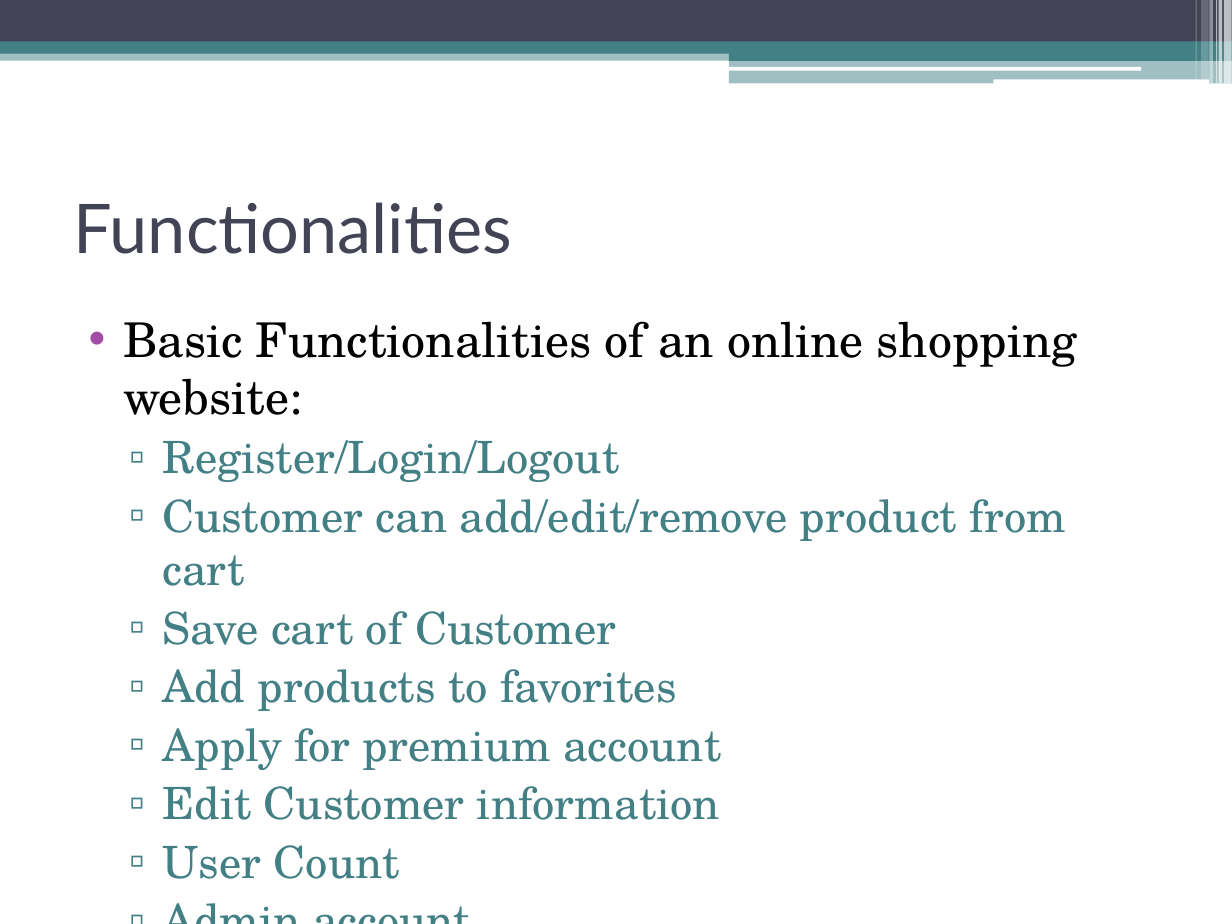
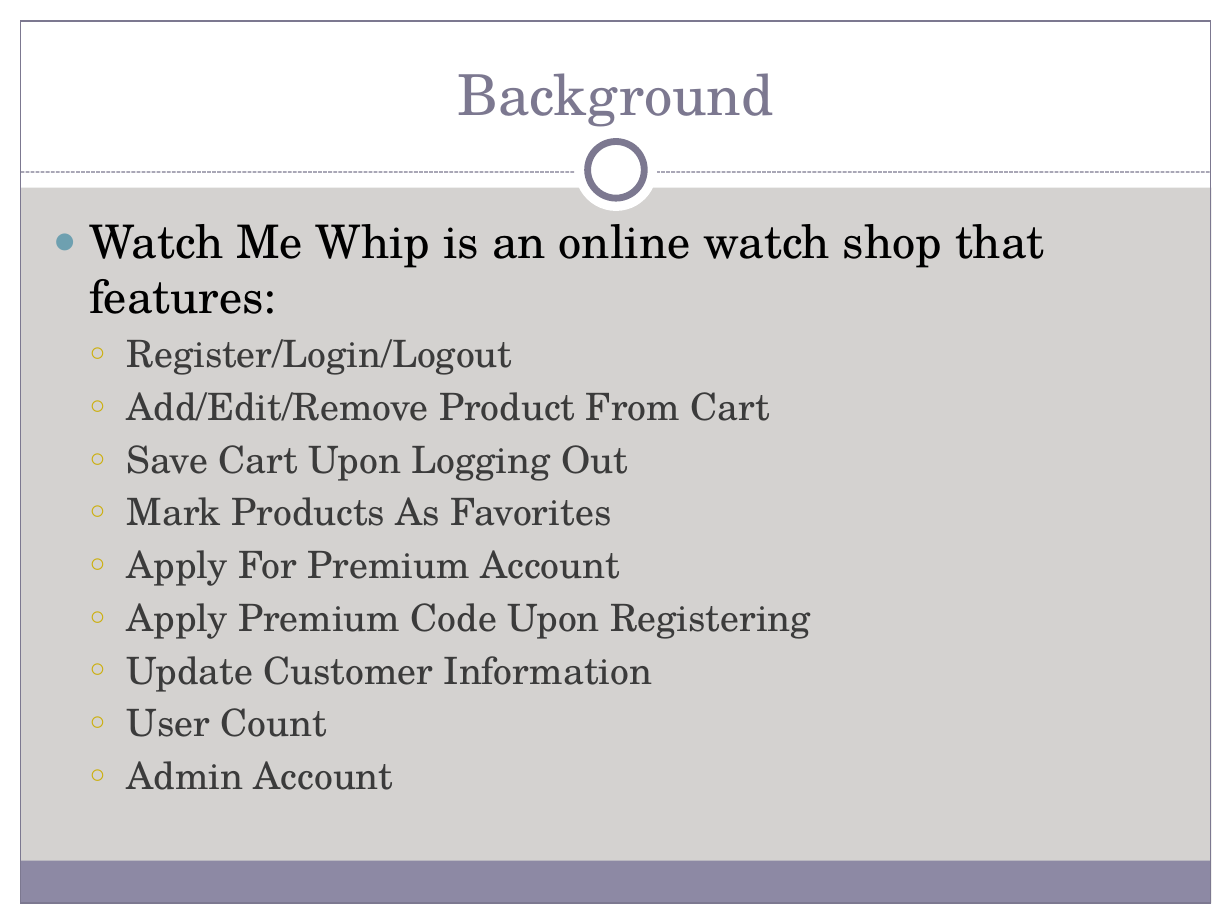
Before and after one commit to MNLBC/Group2Projects, a slide deck: slide 2 of 7. Group Project/W6D5_Project/PPT/Watch Me Whip.pptx. Drawn at 1232x924 pixels with LibreOffice and Linux fonts; fonts in the diff are those of the drawing. Boxes give left, top, right and bottom in pixels: in the first picture for what was removed or moved away, otherwise in the second. Text is boxed around its words. In the diff, an @@ line names an element or a change of style, - is before the commit and + after.

```diff
--- a/7. Group Project/W6D5_Project/PPT/Watch Me Whip.pptx
+++ b/7. Group Project/W6D5_Project/PPT/Watch Me Whip.pptx
@@ background #FFFFFF to #D4D2D0 @@
@@ rectangle: place and size @@
-rectangle at (0, 49, 1232, 60)
+rectangle at (0, 0, 1232, 187)
@@ rectangle at (0, 0, 1232, 187): fill #438086 at 50% opacity to #FFFFFF @@
@@ rectangle removed at (0, 0, 1232, 42) @@
@@ rectangle added at (0, 0, 21, 924), fill #FFFFFF @@
@@ rectangle added at (21, 21, 1211, 903), outline #7C7991 0.75 pt @@
@@ rectangle removed at (1195, 0, 1196, 79) @@
@@ rectangle removed at (1201, 0, 1209, 79) @@
@@ rectangle removed at (1210, 0, 1214, 84) @@
@@ rectangle added at (1211, 0, 1232, 924), fill #FFFFFF @@
@@ rectangle removed at (1216, 0, 1217, 84) @@
@@ rectangle removed at (1218, 0, 1222, 84) @@
@@ rectangle removed at (1225, 0, 1232, 84) @@
@@ rectangle removed at (0, 42, 1232, 54) @@
@@ title "Background" at (457, 73, 773, 127): vertical alignment middle to bottom @@
@@ rectangle removed at (729, 48, 1232, 60) @@
@@ rectangle removed at (729, 59, 1232, 84) @@
@@ title at (457, 73, 773, 127): text changed; size 40 to 33 pt; font Lato to TeX Gyre Schola; text colour #424456 to #7C7991 @@
-Functionalities
+Background
@@ rounded rectangle removed at (728, 67, 1141, 70) @@
@@ rounded rectangle removed at (993, 79, 1209, 84) @@
@@ ellipse added at (575, 129, 658, 212), fill #FFFFFF @@
@@ ellipse added at (588, 142, 644, 198), fill #FFFFFF, outline #7C7991 4 pt @@
@@ line added from (21, 172) to (1211, 172), #7C7991 0.75 pt dashed @@
@@ text "Watch Me Whip is an ...": place and size @@
-text "Watch Me Whip is an ..." at (123, 321, 1077, 879)
+text "Watch Me Whip is an ..." at (90, 224, 1045, 790)
@@ text at (90, 224, 1045, 314): text changed; size 28 to 27 pt @@
-• Basic Functionalities of an online shopping website:
+● Watch Me Whip is an online watch shop that features:
@@ text at (127, 339, 513, 737): size 26 to 22 pt, text colour #438086 to #3B3B3B in "Register/Login/Logout", "User Count"; bullet ▫ to ○; more space between paragraphs; bullet colour #438086 to #CCAF0A @@
@@ text at (127, 392, 811, 692): text changed; size 26 to 22 pt; text colour #438086 to #3B3B3B @@
-  ▫ Customer can add/edit/remove product from cart
-  ▫ Save cart of Customer
-  ▫ Add products to favorites
-  ▫ Apply for premium account
-  ▫ Edit Customer information
+  ○ Add/Edit/Remove Product From Cart
+  ○ Save Cart Upon Logging Out
+  ○ Mark Products As Favorites
+  ○ Apply For Premium Account
+  ○ Apply Premium Code Upon Registering
+  ○ Update Customer Information
@@ text at (127, 761, 394, 790): text changed; size 26 to 22 pt; text colour #438086 to #3B3B3B @@
-  ▫ Admin account
+  ○ Admin Account
@@ rectangle added at (20, 861, 1210, 903), fill #8D89A4 @@
@@ rectangle added at (0, 903, 1232, 924), fill #FFFFFF @@
```
Also in this commit, not shown: 6 other slides changed, 5 slides added, 2 slides removed.
